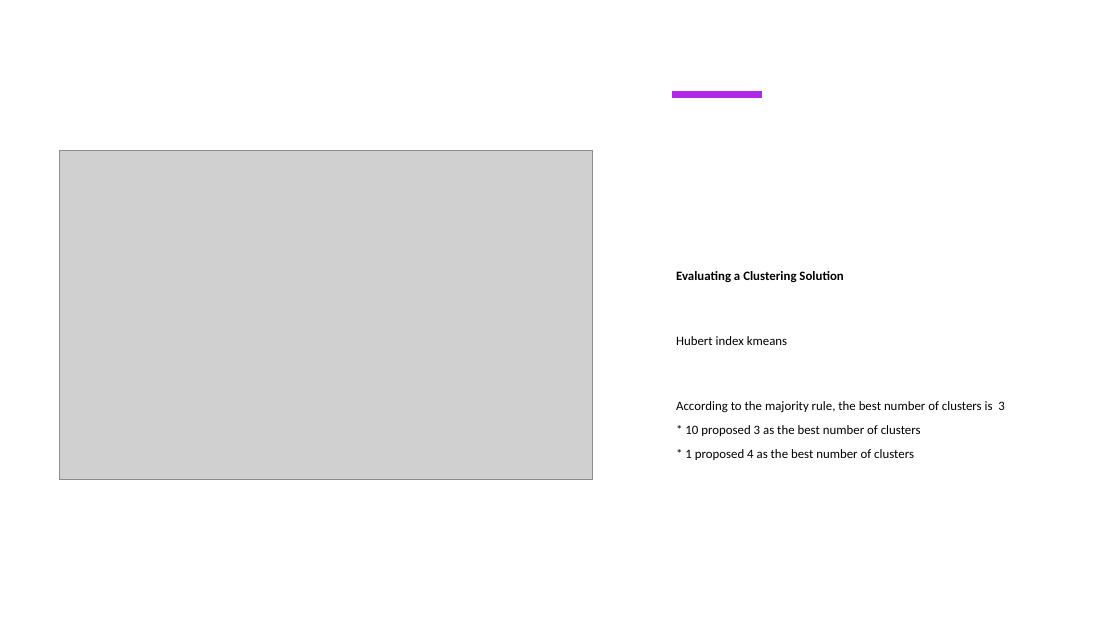
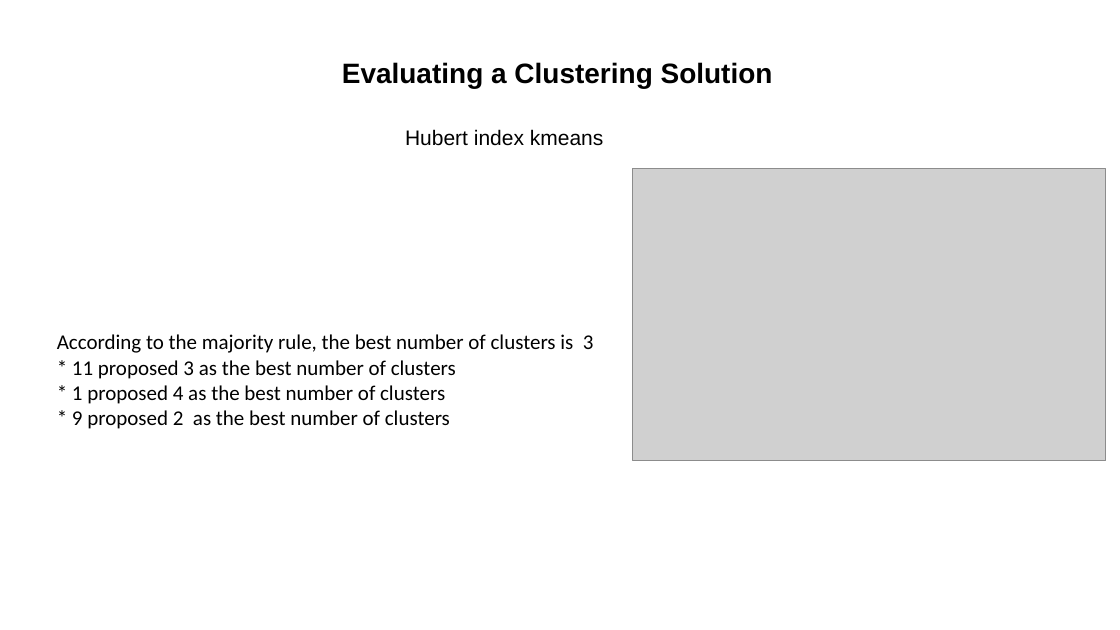
Before and after one commit to MKZuziak/SLLD_2022-_Users-Consumption-Behavior, a slide deck: slide 22 of Unsupervised methods to group users’ consumption behaviour to enhance personalize service degradation policies.pptx (slide 24 before the commit). Drawn at 1120x630 pixels with LibreOffice and Linux fonts; fonts in the diff are those of the drawing; grey boxes stand for pictures. Boxes give left, top, right and bottom in pixels: in the first picture for what was removed or moved away, otherwise in the second. Text is boxed around its words. In the diff, an @@ line names an element or a change of style, - is before the commit and + after.

```diff
--- a/Unsupervised methods to group users’ consumption behaviour to enhance personalize service degradation policies.pptx
+++ b/Unsupervised methods to group users’ consumption behaviour to enhance personalize service degradation policies.pptx
@@ text added at (342,62,773,88), 24 pt, text #000000, bold @@
+Evaluating a Clustering Solution
@@ line removed from (672, 95) to (762, 95) @@
@@ text added at (405,129,604,146), 18 pt, text #000000 @@
+Hubert index kmeans
@@ picture removed at (60,150,592,480) @@
@@ picture added at (633,169,1107,461) @@
@@ text at (676,271,843,345): paragraphs removed @@
-Evaluating a Clustering Solution
-Hubert index kmeans
@@ text "According to the majority rule, ...": place and size @@
-text "According to the majority rule, ..." at (676,271,1004,460)
+text "According to the majority rule, ..." at (57,334,594,429)
@@ text at (57,334,594,404): size 11 to 18 pt in "According to the majority rule, the best ...", "* 1 proposed 4 as the best ..."; line spacing 1.1 to 1; less space between paragraphs @@
@@ text at (72,360,456,379): text changed; size 11 to 18 pt @@
-* 10 proposed 3 as the best number of clusters
+* 11 proposed 3 as the best number of clusters
@@ text at (72,410,450,429): paragraph added @@
+* 9 proposed 2 as the best number of clusters
```
Also in this commit, not shown: 15 other slides changed, 6 slides added, 7 slides removed, 1 other file.
